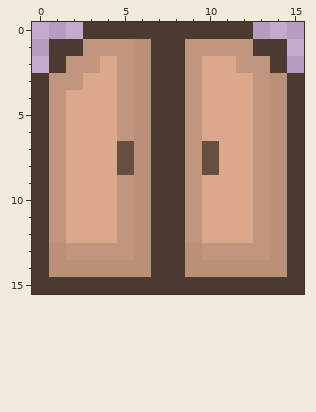
A pixel-art sprite gets an edit: res/objects/door.png. The picture above is the old version.
The file is 16x16 pixels. Colours within 5 levels of each other are drawn and written as one.
And afterwards:
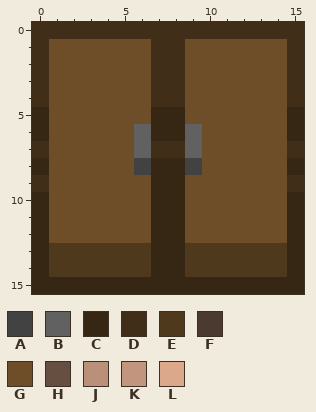
Palette (. is transparent): A #424242  B #616161  C #362714  D #402e18  E #4f391d  F #4a3a2f  G #6d4e28  H #664f40  J #ba9079  K #c2967e  L #dba88c
Changes in this commit:
Changed rows in their new state; - is an unchanged pixel.
first column x 0:
 0 DDDDDDDDDDDDDDDD
 1 DGGGGGGDDGGGGGGD
 2 DGGGGGGDDGGGGGGD
 3 DGGGGGGDDGGGGGGD
 4 DGGGGGGDDGGGGGGD
 5 CGGGGGGCCGGGGGGC
 6 CGGGGGBCCBGGGGGC
 7 DGGGGGBDDBGGGGGD
 8 CGGGGGACCAGGGGGC
 9 DGGGGGGCCGGGGGGD
10 CGGGGGGCCGGGGGGC
11 CGGGGGGCCGGGGGGC
12 CGGGGGGCCGGGGGGC
13 CEEEEEECCEEEEEEC
14 CEEEEEECCEEEEEEC
15 CCCCCCCCCCCCCCCC
